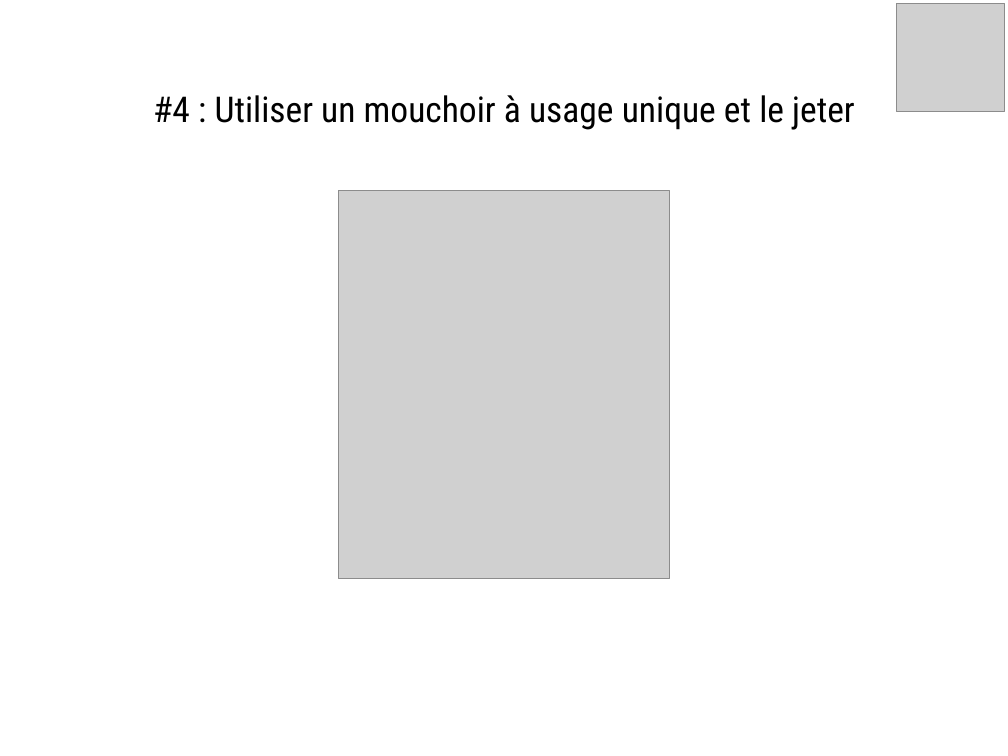
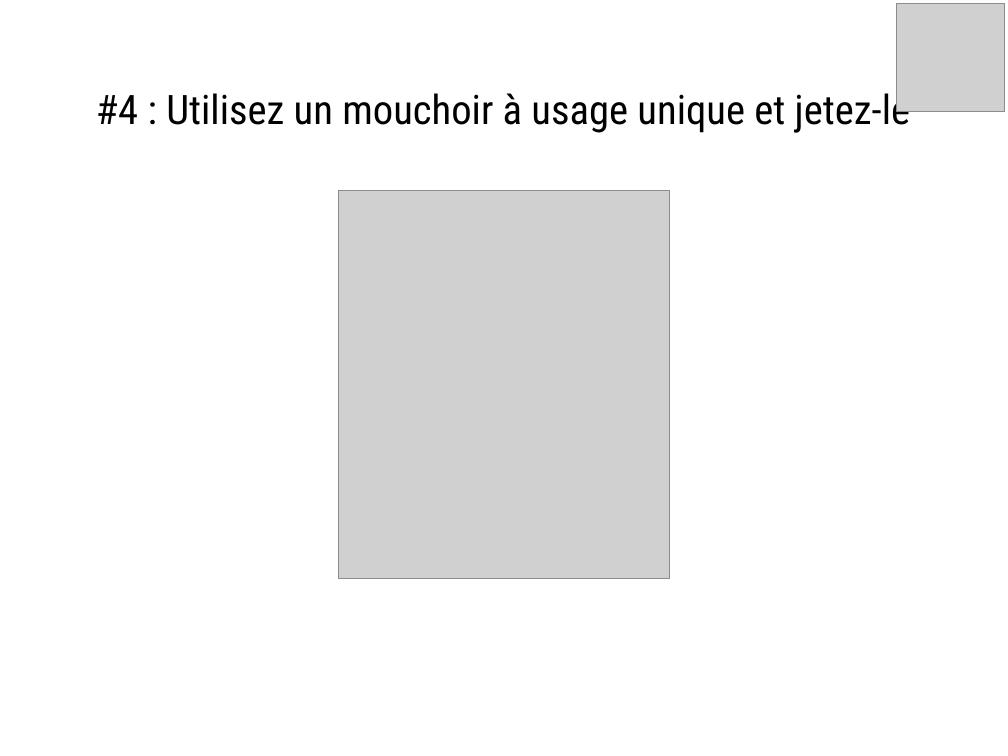
Before and after one commit to Evarisk/bibliotheque-media-risque, a slide deck: slide 4 of causerie/produits-emissions-dechets/gestes-barriere-covid-19/causerie_gestes-barriere-covid-19.odp. Drawn at 1008x756 pixels with LibreOffice and Linux fonts; fonts in the diff are those of the drawing; grey boxes stand for pictures; background and template pictures are left out. Boxes give left, top, right and bottom in pixels: in the first picture for what was removed or moved away, otherwise in the second. Text is boxed around its words. In the diff, an @@ line names an element or a change of style, - is before the commit and + after.

```diff
--- a/causerie/produits-emissions-dechets/gestes-barriere-covid-19/causerie_gestes-barriere-covid-19.odp
+++ b/causerie/produits-emissions-dechets/gestes-barriere-covid-19/causerie_gestes-barriere-covid-19.odp
@@ title at box(96, 87, 910, 133): text changed; size 28 to 32 pt @@
-#4 : Utiliser un mouchoir à usage unique et le jeter
+#4 : Utilisez un mouchoir à usage unique et jetez-le
```
Also in this commit, not shown: 2 other slides changed, 3 other files.
